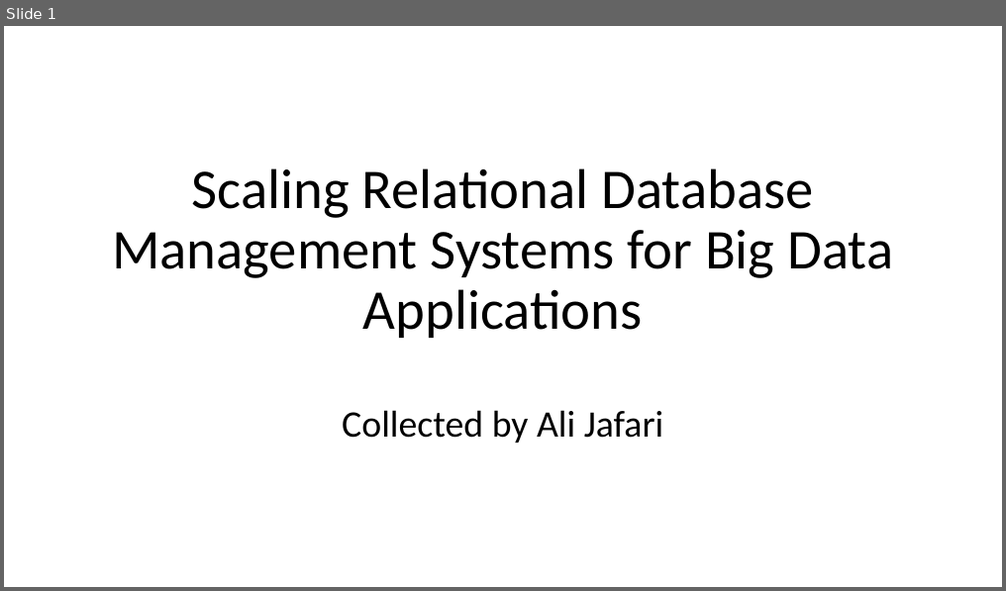
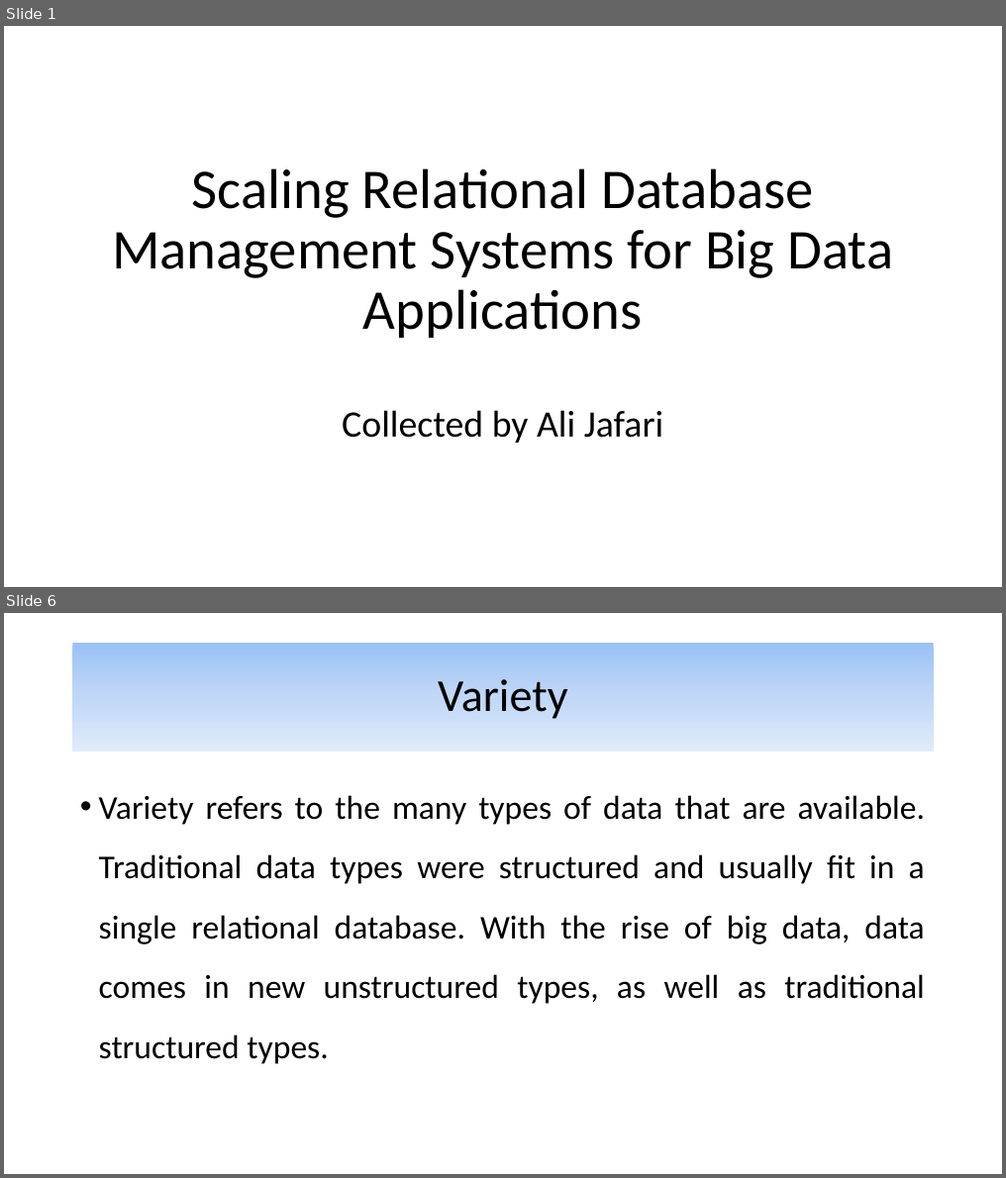
Before and after one commit to alijfri99/presentations, a slide deck: Advanced DBMS Presentation.pptx. Shown one above the other, each under a label of ours: slide 1 before the commit, slides 1 and 6 after it; the slides between them are not shown. The pictures are 1006x591 and 1006x1178 pixels, drawn with LibreOffice and Linux fonts; fonts in the diff are those of the drawing. Boxes give left, top, right and bottom in pixels: in the first picture for what was removed or moved away, otherwise in the second. Text is boxed around its words. In the diff, an @@ line names an element or a change of style, - is before the commit and + after.

```diff
--- a/Advanced DBMS Presentation.pptx
+++ b/Advanced DBMS Presentation.pptx
@@ slide 6 added at box(4, 613, 1002, 1174), background #FFFFFF @@
@@ title added at box(73, 643, 934, 752), fill gradient #9AC3F5 to #C2D8F8 to #E1EBFB, 44 pt, text #000000 @@
+Variety
@@ text added at box(99, 795, 925, 1064), 32 pt, text #000000 @@
+• Variety refers to the many types of data that are available. Traditional data types were structured and usually fit in a single relational database. With the rise of big data, data comes in new unstructured types, as well as traditional structured types.
```
Also in this commit, not shown: 4 other slides added.
